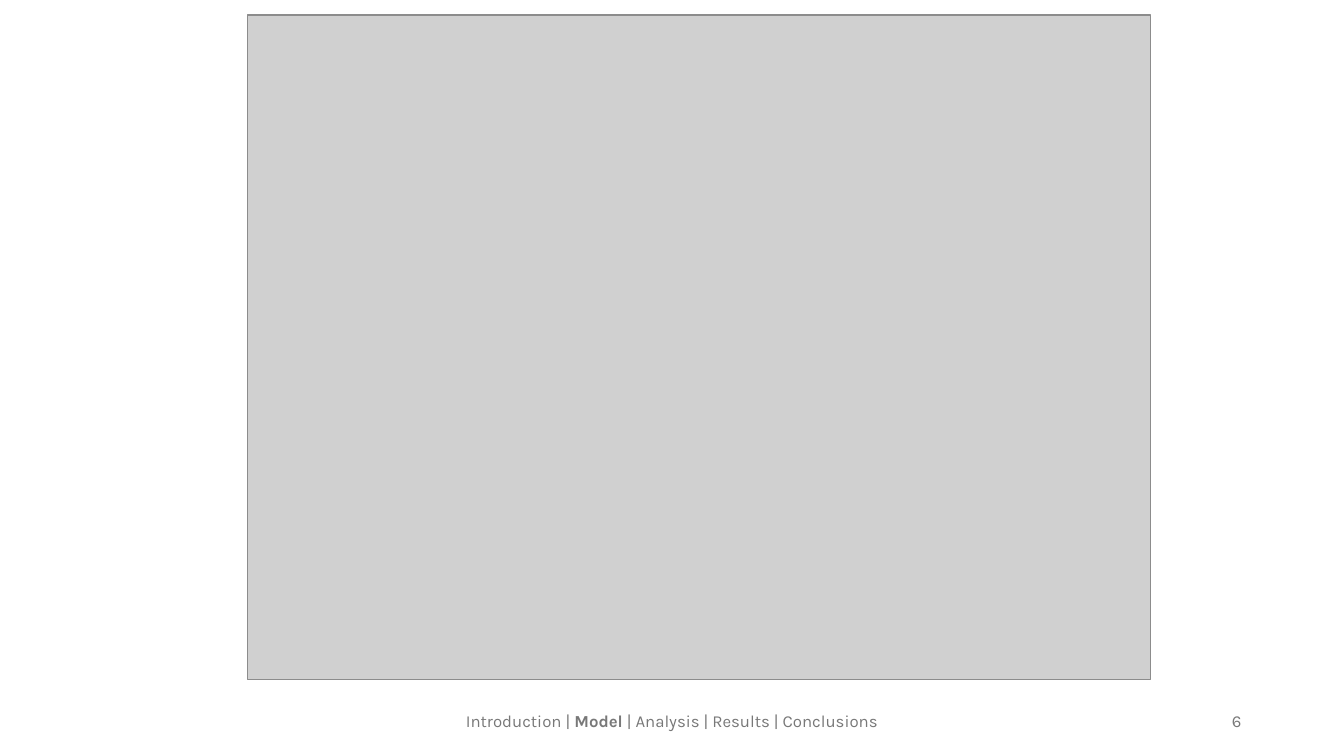
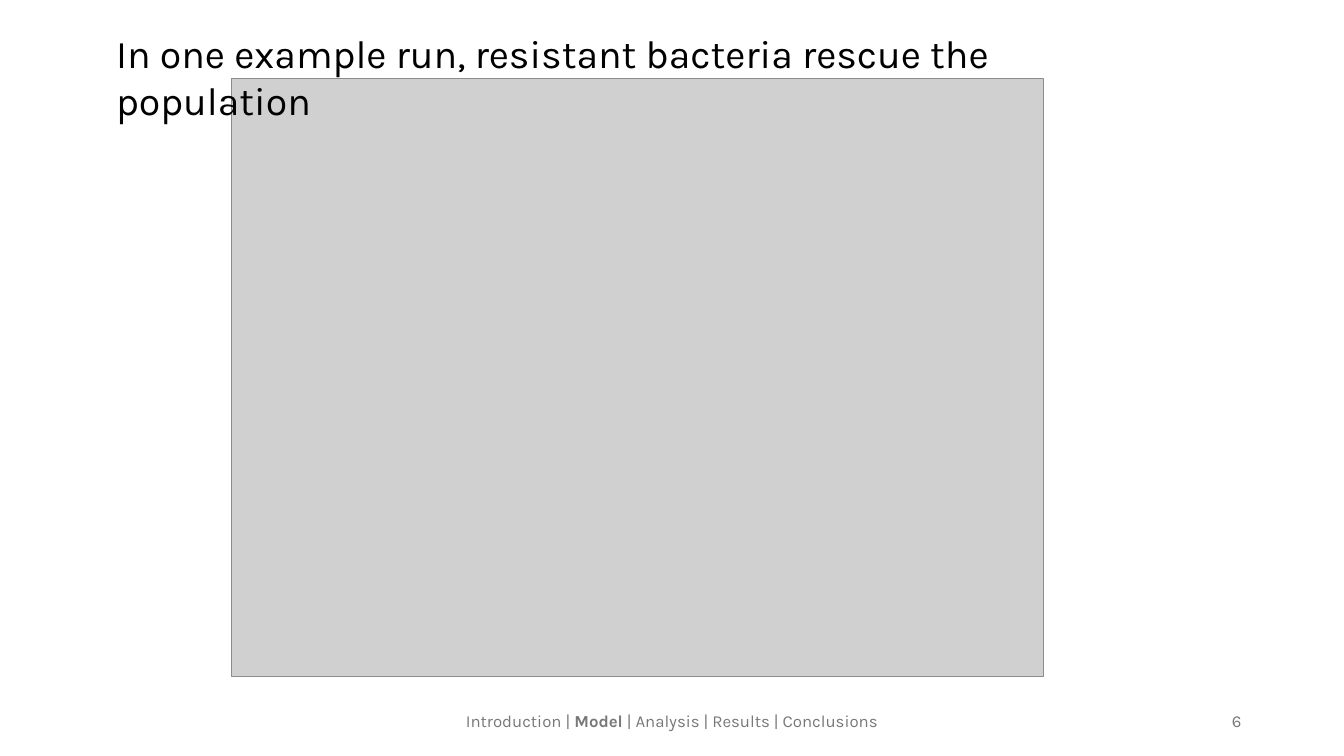
Before and after one commit to langemk/THEE-Coevolution-HGT, a slide deck: slide 6 of presentations/phages_final.pptx. Drawn at 1344x756 pixels with LibreOffice and Linux fonts; fonts in the diff are those of the drawing; grey boxes stand for pictures. Boxes give left, top, right and bottom in pixels: in the first picture for what was removed or moved away, otherwise in the second. Text is boxed around its words. In the diff, an @@ line names an element or a change of style, - is before the commit and + after.

```diff
--- a/presentations/phages_final.pptx
+++ b/presentations/phages_final.pptx
@@ text added at (116,41,988,125), 28 pt, text #000000 @@
+In one example run, resistant bacteria rescue the population
@@ picture: place and size @@
-picture at (248,15,1150,680)
+picture at (231,79,1044,677)
```
Also in this commit, not shown: 5 other slides changed, 2 other files.
